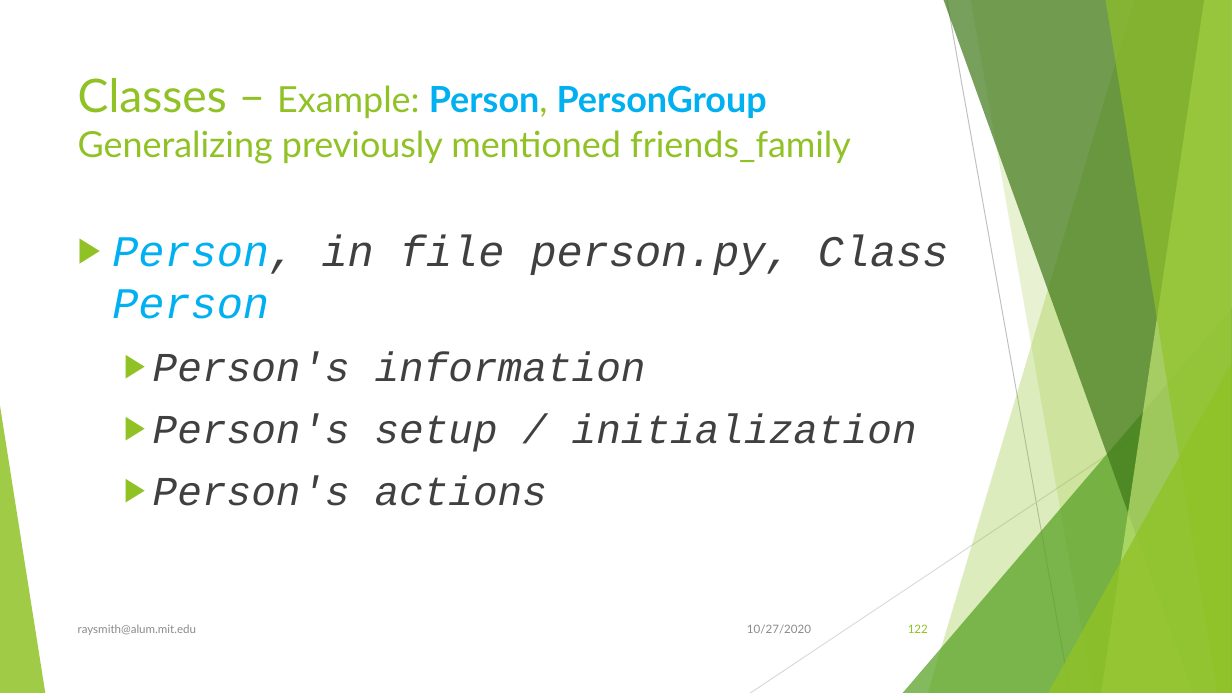
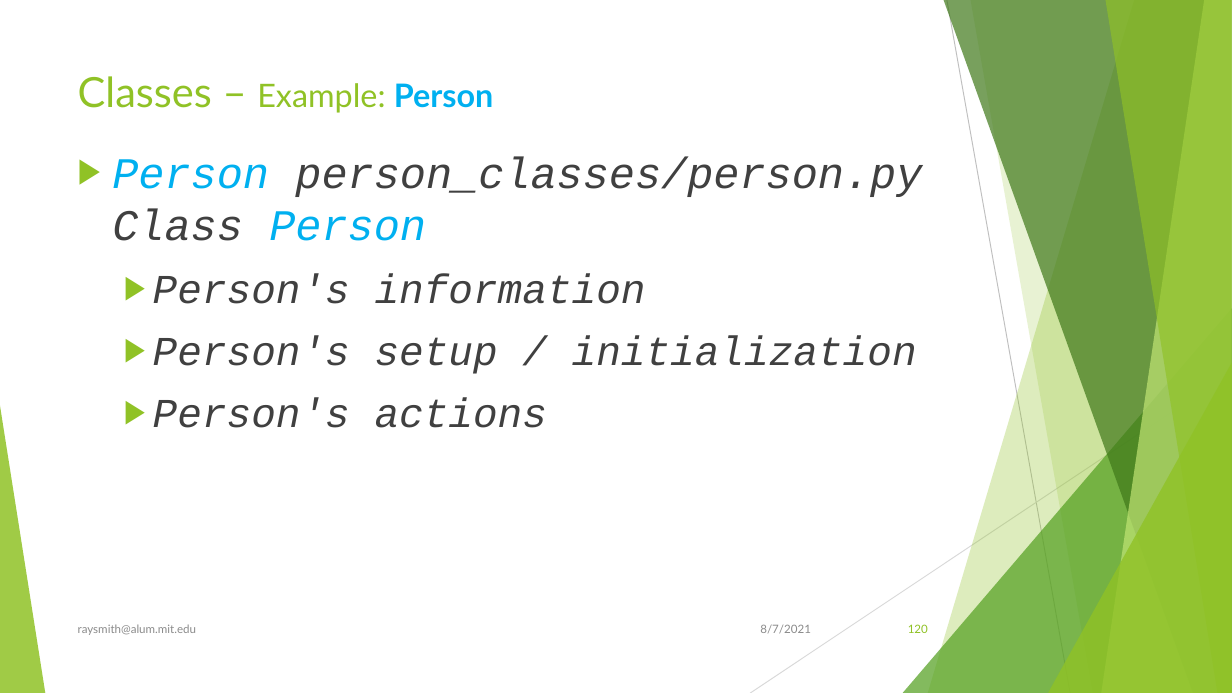
Before and after one commit to raysmith619/Introduction-To-Programming, a slide deck: slide 120 of Docs/Introduction to Proramming Using Python.pptx (slide 122 before the commit). Drawn at 1232x693 pixels with LibreOffice and Linux fonts; fonts in the diff are those of the drawing. Boxes give left, top, right and bottom in pixels: in the first picture for what was removed or moved away, otherwise in the second. Text is boxed around its words. In the diff, an @@ line names an element or a change of style, - is before the commit and + after.

```diff
--- a/Docs/Introduction to Proramming Using Python.pptx
+++ b/Docs/Introduction to Proramming Using Python.pptx
@@ title at (78, 76, 494, 113): text changed; size 28 to 25.2 pt @@
-Classes – Example: Person, PersonGroup
-Generalizing previously mentioned friends_family
+Classes – Example: Person
@@ text "Person person_classes/person.py Class Person": place and size @@
-text "Person person_classes/person.py Class Person" at (112, 234, 949, 506)
+text "Person person_classes/person.py Class Person" at (112, 156, 922, 428)
@@ text at (112, 156, 922, 241): text changed @@
-▶ Person, in file person.py, Class Person
+▶ Person person_classes/person.py Class Person
@@ text at (760, 624, 811, 634): text changed @@
-10/27/2020
+8/7/2021
@@ page number at (908, 624, 928, 633): text changed @@
-122
+120
```
Also in this commit, not shown: 122 other slides changed, 19 slides added, 7 slides removed, 17 other files.
